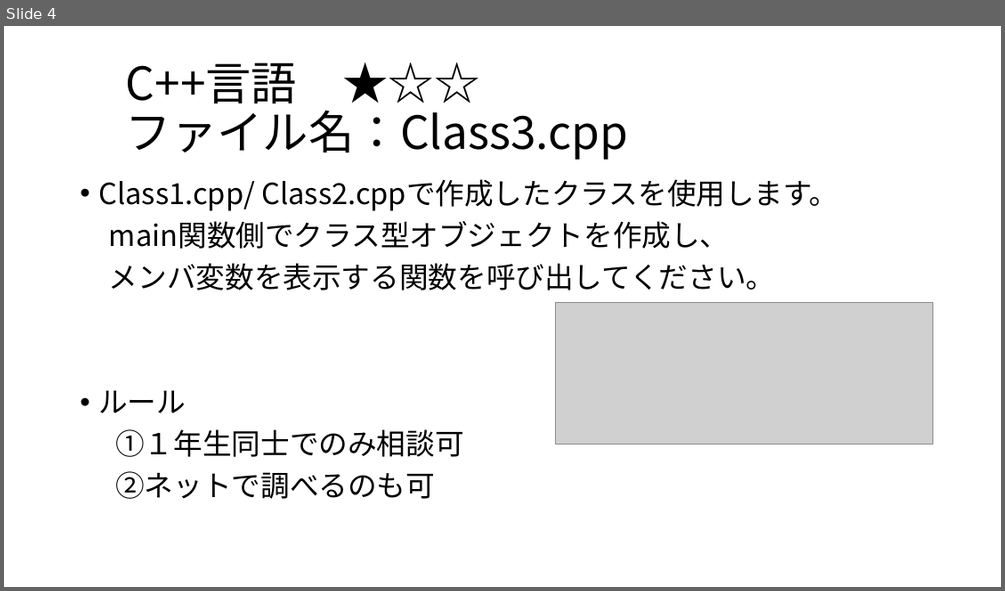
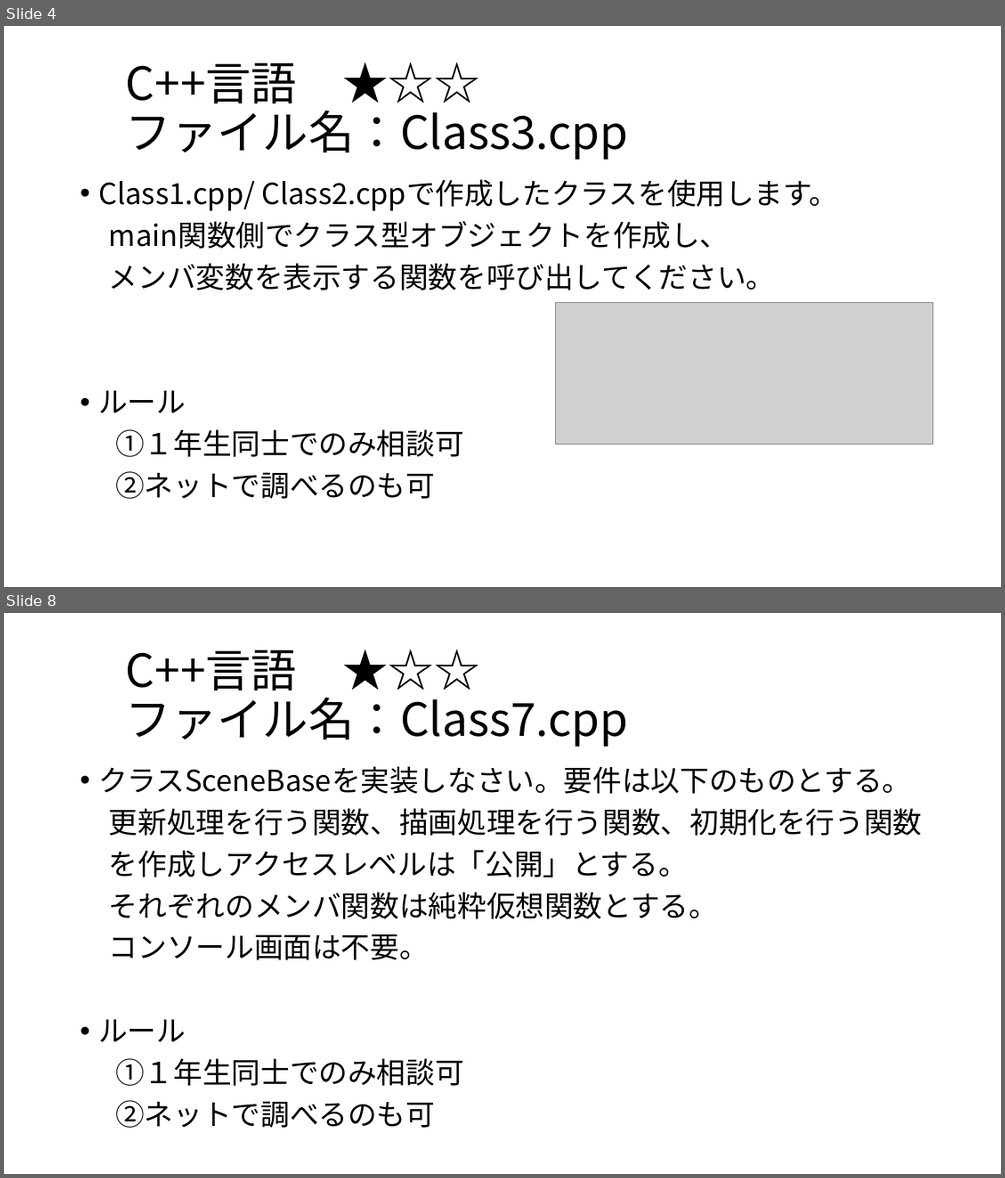
Before and after one commit to SallingProject/Subject, a slide deck: Master/No2.pptx. Shown one above the other, each under a label of ours: slide 4 before the commit, slides 4 and 8 after it; the slides between them are not shown. The pictures are 1005x591 and 1005x1178 pixels, drawn with LibreOffice and Linux fonts; fonts in the diff are those of the drawing; grey boxes stand for pictures. Boxes give left, top, right and bottom in pixels: in the first picture for what was removed or moved away, otherwise in the second. Text is boxed around its words. In the diff, an @@ line names an element or a change of style, - is before the commit and + after.

```diff
--- a/Master/No2.pptx
+++ b/Master/No2.pptx
@@ slide 8 added at (x1=4, y1=613, x2=1001, y2=1174), background #FFFFFF @@
@@ title added at (x1=126, y1=649, x2=628, y2=747), 44 pt, text #000000 @@
+C++言語 ★☆☆
+ファイル名：Class7.cpp
@@ text added at (x1=98, y1=766, x2=922, y2=1127), 28 pt, text #000000 @@
+• クラスSceneBaseを実装しなさい。要件は以下のものとする。
+更新処理を行う関数、描画処理を行う関数、初期化を行う関数
+を作成しアクセスレベルは「公開」とする。
+それぞれのメンバ関数は純粋仮想関数とする。
+コンソール画面は不要。
+• ルール
+①１年生同士でのみ相談可
+②ネットで調べるのも可
```
Also in this commit, not shown: 6 other slides added, 1 slide removed.
